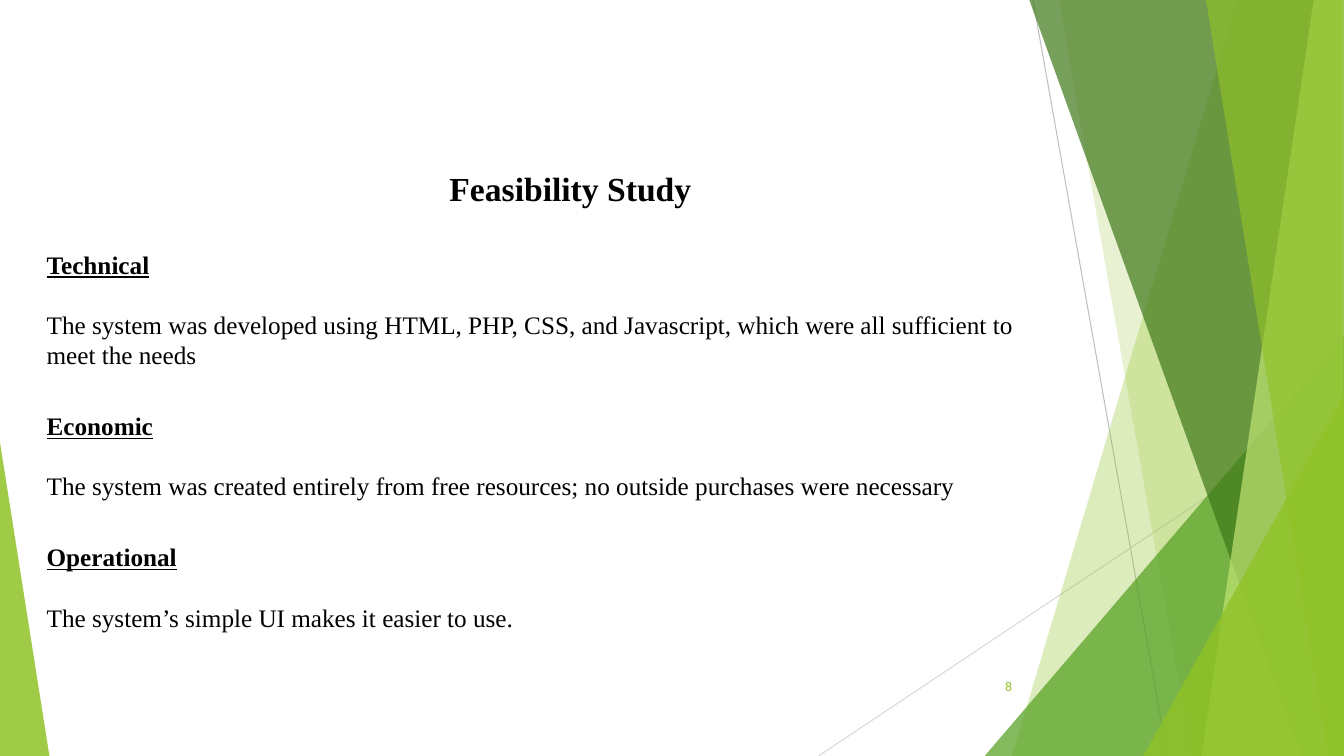
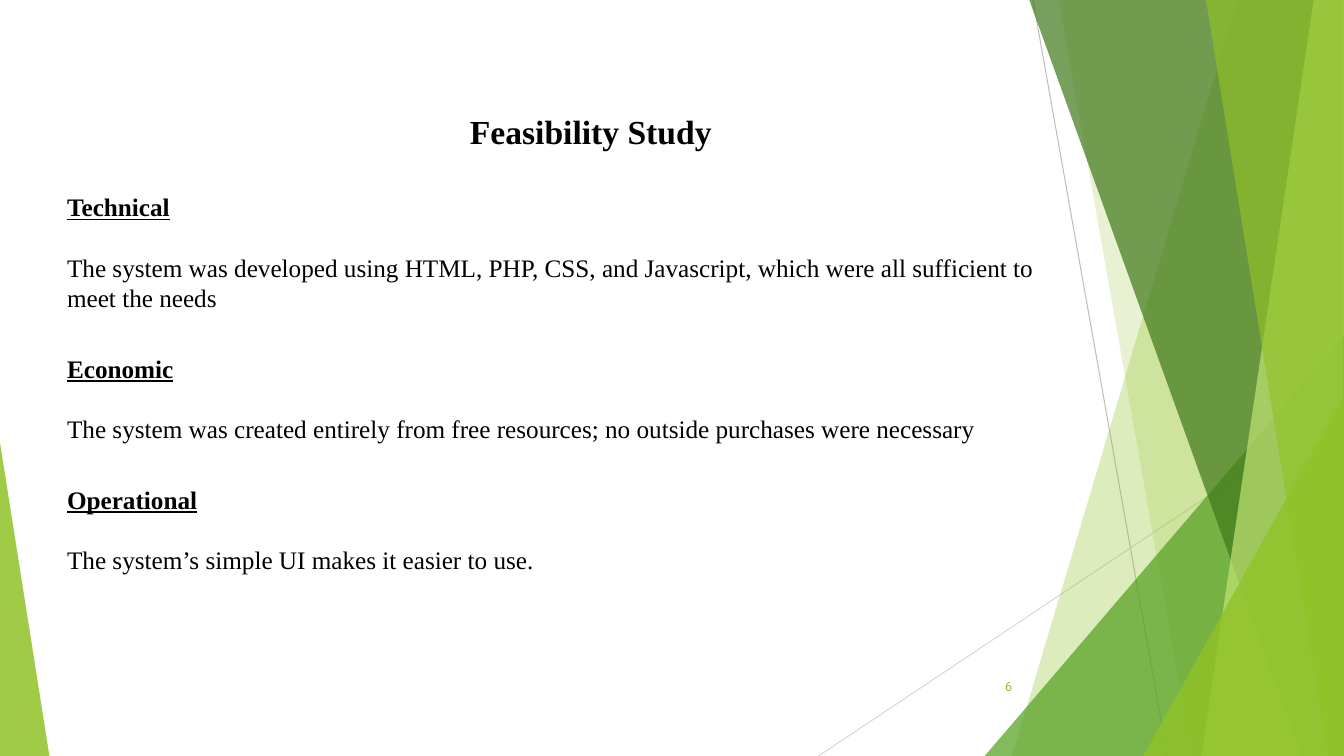
Before and after one commit to nepal4972/Movie_Ticket_Booking_SixthSemProject, a slide deck: slide 6 of documentation/MTB.pptx (slide 8 before the commit). Drawn at 1344x756 pixels with LibreOffice and Linux fonts; fonts in the diff are those of the drawing. Boxes give left, top, right and bottom in pixels: in the first picture for what was removed or moved away, otherwise in the second. Text is boxed around its words. In the diff, an @@ line names an element or a change of style, - is before the commit and + after.

```diff
--- a/documentation/MTB.pptx
+++ b/documentation/MTB.pptx
@@ text "Feasibility Study": place and size @@
-text "Feasibility Study" at [47,177,1013,633]
+text "Feasibility Study" at [67,120,1033,575]
```
Also in this commit, not shown: 6 other slides changed, 6 slides added, 5 slides removed, 5 other files.
